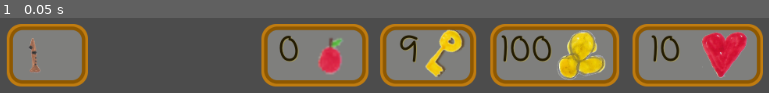
Above: before the commit, frame 1.
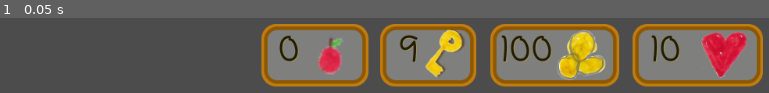
Above: after the commit, the same moment.

Repository: skadge/godot-adventures
Game: Godot game, scene res://Interface.tscn
Same seed, same stepped clock (60 frames per second), same inputs: the game is played once before the commit and once after it. This scene is started directly instead of the project's main scene. Sound files missing from this copy of the repository are replaced by a short silence.
Inputs:
- Up to frame 1 (0.05 s): no input

The runs differ from the first frame. In frame 1, 8.5% of the frame differs, in the area x 0-12%, y 8-92%.

Commit message:
Get the flute after talking to the boy

Diff:
--- a/Game.tscn
+++ b/Game.tscn
@@ -825,6 +825,7 @@
 [connection signal="body_entered" from="background/Lava" to="background/Lava" method="_on_Lava_body_entered"]
 [connection signal="body_exited" from="background/Lava" to="background/Lava" method="_on_Lava_body_exited"]
 [connection signal="body_exited" from="background/DeepForest" to="Items/Player" method="_on_zone_exited" binds= [ "Deep forest" ]]
+[connection signal="fluteGiven" from="Items/CastleBoy" to="GUILayer/Interface" method="_on_fluteGiven"]
 [connection signal="hotAirBalloonAvailable" from="Items/Aeronaut" to="GUILayer/Interface" method="_on_HotAirBalloonAvailable"]
 [connection signal="body_entered" from="Items/Sorceress" to="Items/Sorceress" method="_on_Character_body_entered"]
 [connection signal="body_exited" from="Items/Sorceress" to="Items/Sorceress" method="_on_Character_body_exited"]
--- a/Interface.tscn
+++ b/Interface.tscn
@@ -190,9 +190,9 @@
 anchor_right = 0.5
 anchor_bottom = 0.5
 margin_left = -332.0
-margin_top = -88.0
+margin_top = -74.0
 margin_right = 336.0
-margin_bottom = 104.0
+margin_bottom = 77.0
 theme = ExtResource( 6 )
 bbcode_enabled = true
 bbcode_text = "[center][color=red][wave amp=50 freq=2]You fainted![/wave][/color][/center]
--- a/Player.tscn
+++ b/Player.tscn
@@ -107,7 +107,7 @@
 position = Vector2( -2.04448, -49.0246 )
 scale = Vector2( 0.5, 0.5 )
 frames = SubResource( 13 )
-animation = "play_flute"
+animation = "walking_face"
 offset = Vector2( 0, 64 )
 
 [node name="SwordTargetAxis" type="Node2D" parent="Sprite"]
--- a/res/interface/Dialogues.tscn
+++ b/res/interface/Dialogues.tscn
@@ -50,9 +50,9 @@
 anchor_right = 1.0
 anchor_bottom = 0.5
 margin_left = -464.0
-margin_top = -60.0
+margin_top = -52.0
 margin_right = -16.0
-margin_bottom = 60.0
+margin_bottom = 61.0
 theme = ExtResource( 1 )
 text = "Hello! I'm the aeronaut"
 __meta__ = {
--- a/res/interface/Interface.gd
+++ b/res/interface/Interface.gd
@@ -49,7 +49,7 @@
 
     #_on_HotAirBalloonAvailable()
     #_on_SwordAvailable()
-    _on_FluteAvailable()
+    #_on_FluteAvailable()
 
 
 func resize_inventory_bg():
@@ -80,11 +80,12 @@
 
 func _on_SwordAvailable():
 
-
     $SwordPanel.show()
 
-func _on_FluteAvailable():
 
+func _on_fluteGiven():
+
+    on_msg("\n[center][color=blue][wave amp=50 freq=2]You receive a flute![/wave][/color]\n\nPress the icon to play a tune[/center]")
     if not $Inventory.visible:
         $Inventory.show()
 
@@ -117,7 +118,7 @@
         $AnimationPlayer.play("DisplayMainMsg")
 
 func _on_death():
-        $MainMsg/Label.bbcode_text = "[center][color=red][wave amp=50 freq=2]You fainted![/wave][/color][/center]\nThe Village elder took you back to the village, but you've lost your gold."
+        $MainMsg/Label.bbcode_text = "\n[center][color=red][wave amp=50 freq=2]You fainted![/wave][/color][/center]\nThe Village elder took you back to the village, but you've lost your gold."
         $AnimationPlayer.playback_speed = 0.5
         $AnimationPlayer.play("DisplayMainMsg")
 
